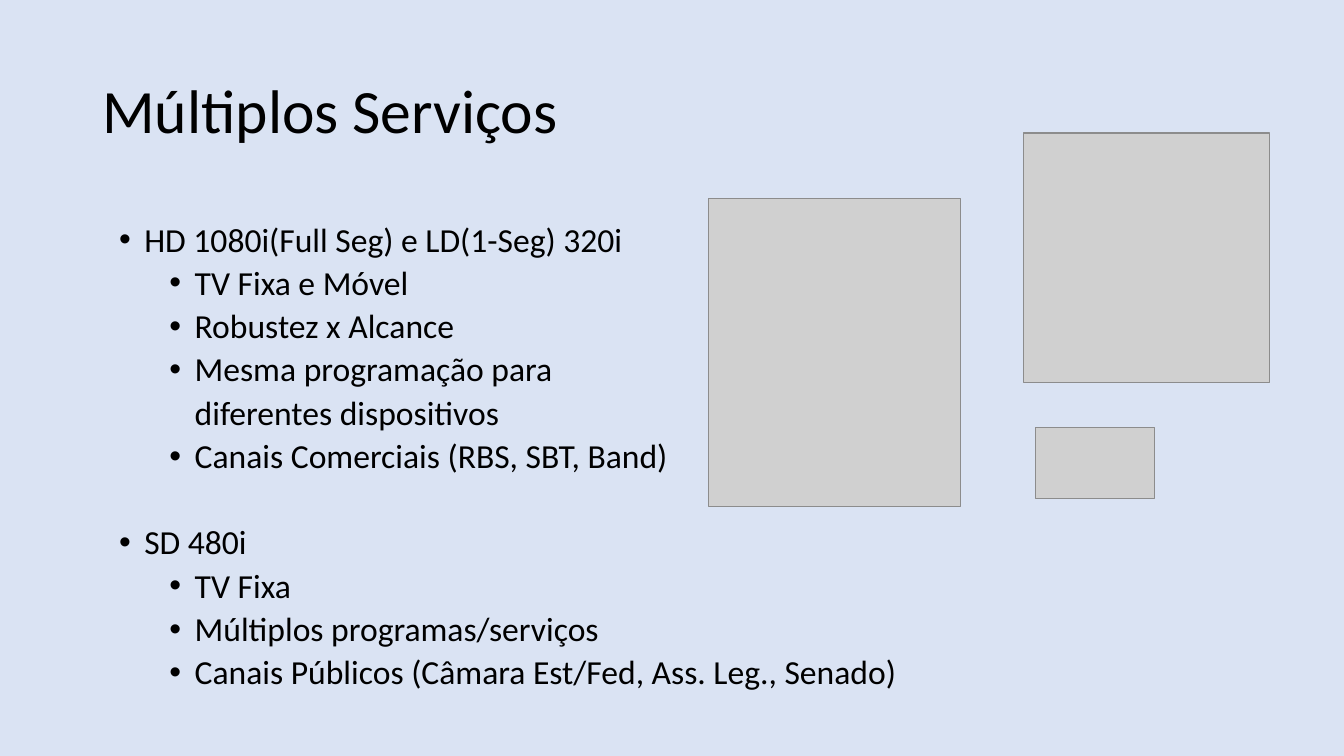
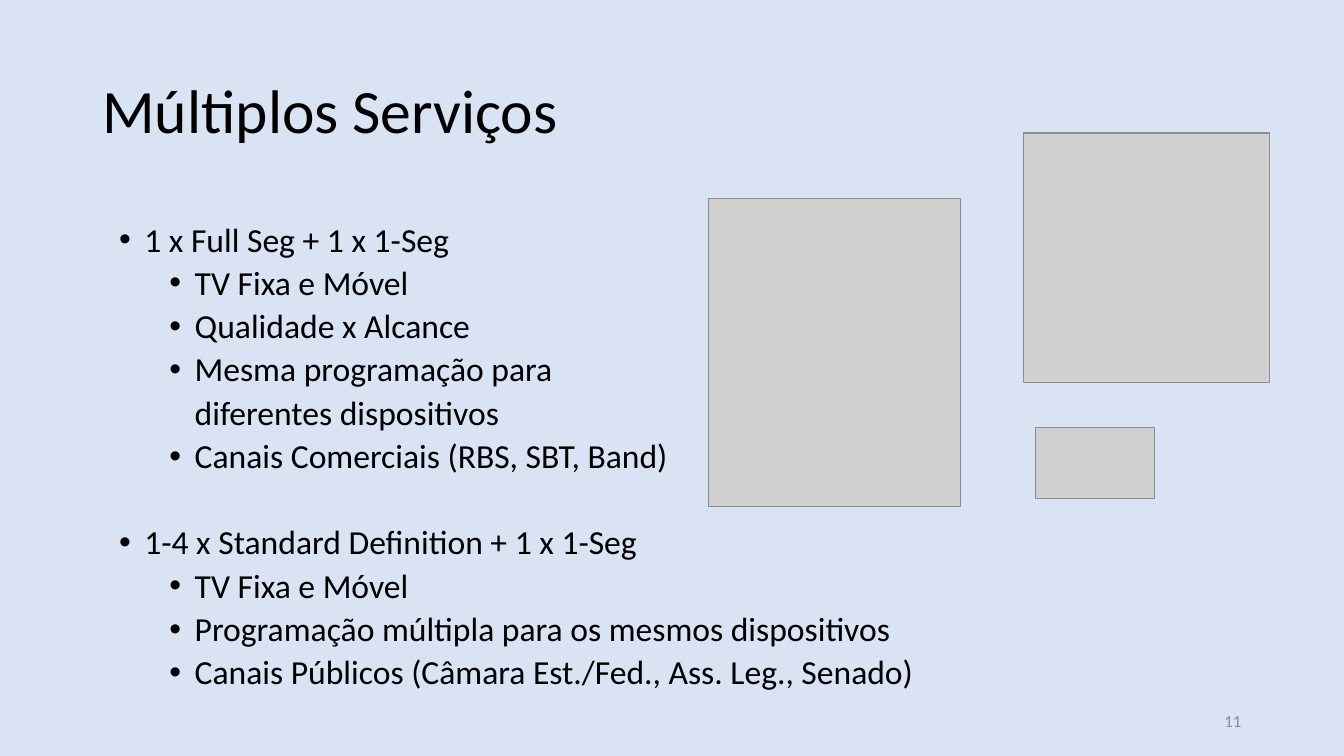
Before and after one commit to nasall2/TCC, a slide deck: slide 11 of relatorio/abntex2-modelos-1.9.2/figuras/apresentacao.pptx. Drawn at 1344x756 pixels with LibreOffice and Linux fonts; fonts in the diff are those of the drawing; grey boxes stand for pictures. Boxes give left, top, right and bottom in pixels: in the first picture for what was removed or moved away, otherwise in the second. Text is boxed around its words. In the diff, an @@ line names an element or a change of style, - is before the commit and + after.

```diff
--- a/relatorio/abntex2-modelos-1.9.2/figuras/apresentacao.pptx
+++ b/relatorio/abntex2-modelos-1.9.2/figuras/apresentacao.pptx
@@ text at (x1=144, y1=228, x2=449, y2=258): text changed @@
-• HD 1080i(Full Seg) e LD(1-Seg) 320i
+• 1 x Full Seg + 1 x 1-Seg
@@ text at (x1=195, y1=314, x2=470, y2=343): text changed @@
-  • Robustez x Alcance
+  • Qualidade x Alcance
@@ text at (x1=144, y1=530, x2=912, y2=690): text changed @@
-• SD 480i
-  • TV Fixa
-  • Múltiplos programas/serviços
-  • Canais Públicos (Câmara Est/Fed, Ass. Leg., Senado)
+• 1-4 x Standard Definition + 1 x 1-Seg
+  • TV Fixa e Móvel
+  • Programação múltipla para os mesmos dispositivos
+  • Canais Públicos (Câmara Est./Fed., Ass. Leg., Senado)
@@ page number added at (x1=1224, y1=716, x2=1241, y2=727), 12 pt, text #8C8C8C @@
+11
```
Also in this commit, not shown: 18 other slides changed, 4 slides added, 3 slides removed.
